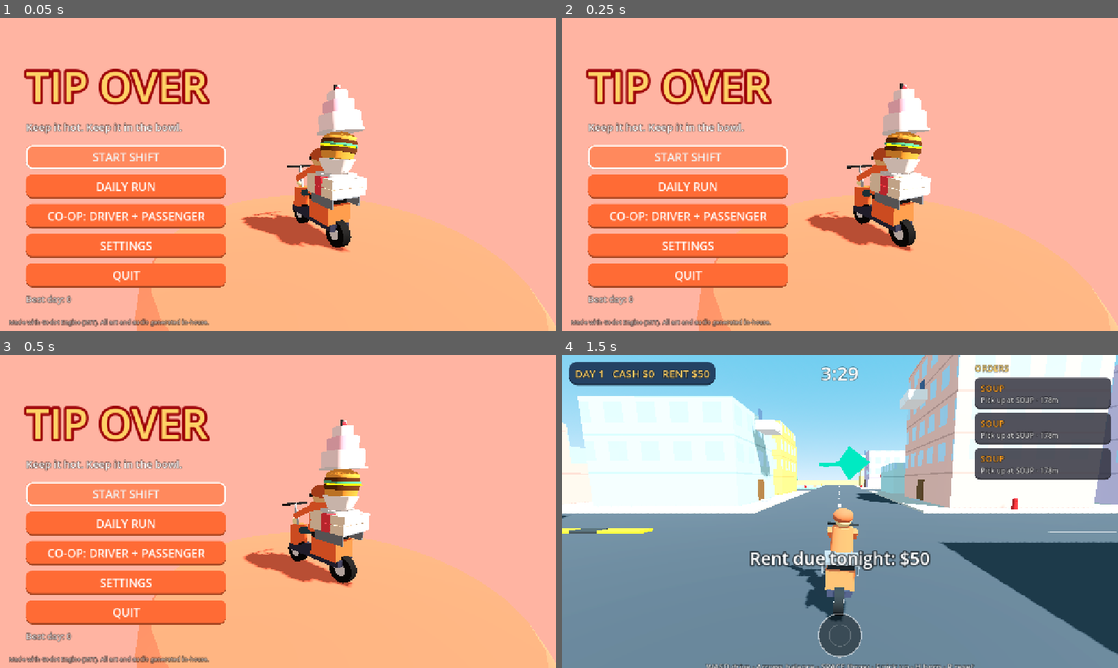
Above: before the commit, frames 1-4 (two rows, left to right).
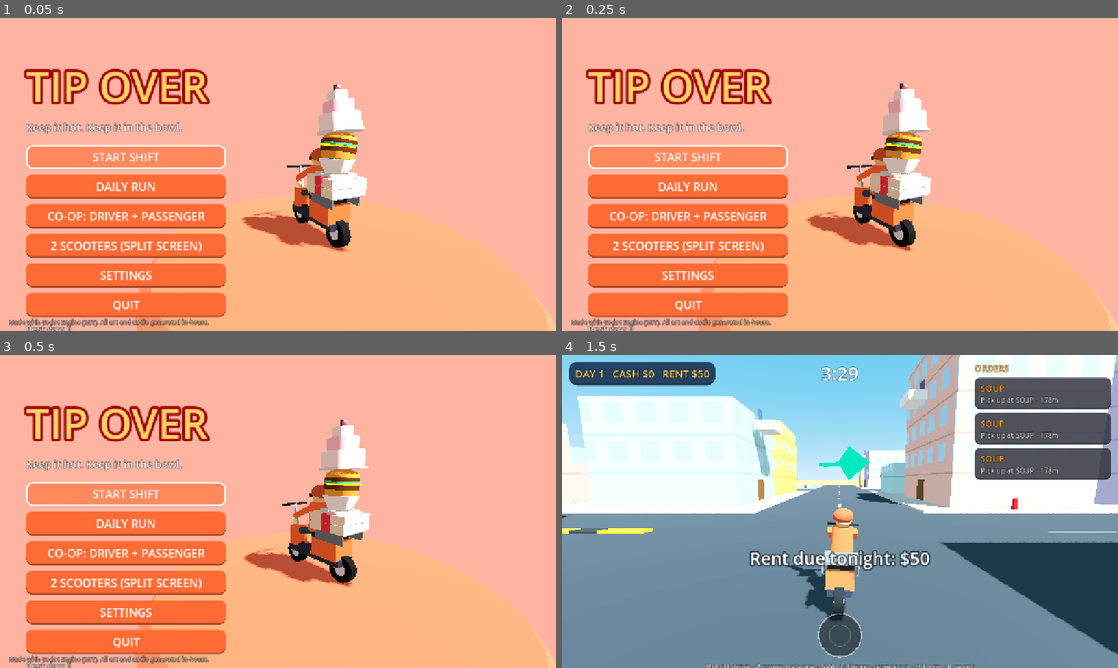
Above: after the commit, the same moments.

Repository: rraeyz/Hot_Delivery
Game: Godot game, scene res://scenes/main.tscn
Two runs of this game, one before a commit and one after it. Both use one fixed random seed, a clock stepped at 60 frames per second and the inputs below.
Inputs (mouse positions are in pixels of both pictures, inside the frame that each line leads up to):
- Up to frame 1 (0.05 s): no input
- Up to frame 2 (0.25 s): no input
- Up to frame 3 (0.5 s): no input
- Up to frame 4 (1.5 s): click "DAILY RUN" at 0.5 s; tap Enter (p2_throw) at 1.25 s; move the mouse to (962, 495) at 1.27 s; hold D (p1_right) from 1.28 s (still down); hold W (p1_throttle) from 1.28 s (still down); tap H (p1_horn) at 1.35 s

The runs differ from the first frame. In frame 1, 3.7% of the frame differs, in the area x 4-41%, y 71-100%; in frame 2, 3.7%; in frame 3, 3.7%; in frame 4, nothing differs.

Commit message:
Split-screen two-scooter mode (arrows / second gamepad)
Co-Authored-By: Claude Opus 5.5 <noreply@anthropic.com>
Claude-Session: https://claude.ai/code/session_01JFvHhZrpuE6HWb489Piese

Diff:
--- a/scripts/game.gd
+++ b/scripts/game.gd
@@ -8,7 +8,7 @@
 
 const UI := {
 	"en": {
-		"play": "START SHIFT", "daily": "DAILY RUN", "coop": "CO-OP: DRIVER + PASSENGER",
+		"play": "START SHIFT", "daily": "DAILY RUN", "coop": "CO-OP: DRIVER + PASSENGER", "split": "2 SCOOTERS (SPLIT SCREEN)", "hint_split": "P1: WASD, SPACE throw, F pick up · P2: ARROWS, ENTER throw, RShift pick up",
 		"settings": "SETTINGS", "quit": "QUIT", "day": "DAY", "rent": "RENT", "money": "CASH",
 		"time": "TIME", "pickup": "Pick up at", "deliver": "Deliver to", "orders": "ORDERS",
 		"no_orders": "Waiting for orders...", "fired": "YOU'RE FIRED!", "paid": "RENT PAID",
@@ -27,7 +27,7 @@
 		"rent_due": "Rent due tonight: $%d", "credits": "Made with Godot Engine (MIT). All art and audio generated in-house.",
 	},
 	"tr": {
-		"play": "VARDİYAYA BAŞLA", "daily": "GÜNLÜK KOŞU", "coop": "CO-OP: SÜRÜCÜ + YOLCU",
+		"play": "VARDİYAYA BAŞLA", "daily": "GÜNLÜK KOŞU", "coop": "CO-OP: SÜRÜCÜ + YOLCU", "split": "2 SCOOTER (BÖLÜNMÜŞ EKRAN)", "hint_split": "1.O: WASD, BOŞLUK fırlat, F al · 2.O: OKLAR, ENTER fırlat, Sağ Shift al",
 		"settings": "AYARLAR", "quit": "ÇIKIŞ", "day": "GÜN", "rent": "KİRA", "money": "PARA",
 		"time": "SÜRE", "pickup": "Al:", "deliver": "Teslim:", "orders": "SİPARİŞLER",
 		"no_orders": "Sipariş bekleniyor...", "fired": "KOVULDUN!", "paid": "KİRA ÖDENDİ",
@@ -197,6 +197,17 @@
 	_add("p2_bal_back", [_key(KEY_DOWN), _joy_axis(JOY_AXIS_LEFT_Y, 1.0, 1)])
 	_add("p2_throw", [_key(KEY_ENTER), _key(KEY_KP_0), _joy_btn(JOY_BUTTON_A, 1)])
 	_add("p2_pickup", [_key(KEY_SHIFT), _key(KEY_KP_ENTER), _joy_btn(JOY_BUTTON_X, 1)])
+	# split screen: second scooter on arrows / gamepad 1
+	_add("p2d_throttle", [_key(KEY_UP), _joy_axis(JOY_AXIS_TRIGGER_RIGHT, 1.0, 1)])
+	_add("p2d_brake", [_key(KEY_DOWN), _joy_axis(JOY_AXIS_TRIGGER_LEFT, 1.0, 1)])
+	_add("p2d_left", [_key(KEY_LEFT), _joy_axis(JOY_AXIS_LEFT_X, -1.0, 1)])
+	_add("p2d_right", [_key(KEY_RIGHT), _joy_axis(JOY_AXIS_LEFT_X, 1.0, 1)])
+	_add("p2d_horn", [_key(KEY_CTRL), _joy_btn(JOY_BUTTON_B, 1)])
+	_add("p2d_reset", [_key(KEY_BACKSPACE), _joy_btn(JOY_BUTTON_Y, 1)])
+	_add("p2s_bal_left", [_joy_axis(JOY_AXIS_RIGHT_X, -1.0, 1)])
+	_add("p2s_bal_right", [_joy_axis(JOY_AXIS_RIGHT_X, 1.0, 1)])
+	_add("p2s_bal_fwd", [_joy_axis(JOY_AXIS_RIGHT_Y, -1.0, 1)])
+	_add("p2s_bal_back", [_joy_axis(JOY_AXIS_RIGHT_Y, 1.0, 1)])
 	_add("pause", [_key(KEY_ESCAPE), _joy_btn(JOY_BUTTON_START)])
 	_add("screenshot", [_key(KEY_F12), _joy_btn(JOY_BUTTON_BACK)])
 	_add("ui_accept_pad", [_joy_btn(JOY_BUTTON_A)])
--- a/scripts/hud.gd
+++ b/scripts/hud.gd
@@ -70,7 +70,7 @@
 	review_box.custom_minimum_size = Vector2(440, 0)
 	review_box.grow_vertical = Control.GROW_DIRECTION_BEGIN
 	root.add_child(review_box)
-	hint = UiKit.label(Game.t("hint_coop" if w.coop else "hint"), 18, Color(1, 1, 1, 0.85))
+	hint = UiKit.label(Game.t("hint_split" if w.split else ("hint_coop" if w.coop else "hint")), 18, Color(1, 1, 1, 0.85))
 	hint.set_anchors_preset(Control.PRESET_CENTER_BOTTOM)
 	hint.horizontal_alignment = HORIZONTAL_ALIGNMENT_CENTER
 	hint.position = Vector2(-500, -14)
--- a/scripts/main.gd
+++ b/scripts/main.gd
@@ -6,6 +6,7 @@
 var run: RunState
 var world: World
 var coop := false
+var split := false
 var daily := false
 var ui: CanvasLayer
 var menu_scene: Node3D
@@ -89,6 +90,7 @@
 	v.add_child(UiKit.button(Game.t("play"), func(): start_run(randi(), false, false)))
 	v.add_child(UiKit.button(Game.t("daily"), func(): start_run(_daily_seed(), false, true)))
 	v.add_child(UiKit.button(Game.t("coop"), func(): start_run(randi(), true, false)))
+	v.add_child(UiKit.button(Game.t("split"), func(): start_run(randi(), false, false, true)))
 	v.add_child(UiKit.button(Game.t("settings"), show_settings))
 	v.add_child(UiKit.button(Game.t("quit"), func(): get_tree().quit()))
 	var best := UiKit.label(Game.t("best") % int(Game.save.best_day), 20, Color(1, 1, 1, 0.8))
@@ -194,8 +196,9 @@
 
 # ---------------------------------------------------------------- run flow
 
-func start_run(seed_value: int, coop_mode: bool, is_daily: bool) -> void:
+func start_run(seed_value: int, coop_mode: bool, is_daily: bool, split_mode := false) -> void:
 	coop = coop_mode
+	split = split_mode
 	daily = is_daily
 	run = RunState.new(seed_value, int(Game.save.unlock_level))
 	Game.save.runs += 1
@@ -208,7 +211,7 @@
 	_clear_ui()
 	get_tree().paused = false
 	world = World.new()
-	world.setup(run, coop)
+	world.setup(run, coop, split)
 	world.shift_ended.connect(show_summary)
 	add_child(world)
 	world.process_mode = Node.PROCESS_MODE_PAUSABLE
@@ -259,7 +262,7 @@
 		v.add_child(UiKit.button(Game.t("garage"), show_garage))
 	else:
 		v.add_child(UiKit.label(Game.t("stats") % [run.stats.deliveries, run.stats.crashes, run.stats.throws], 22))
-		v.add_child(UiKit.button(Game.t("retry"), func(): start_run(randi(), coop, false)))
+		v.add_child(UiKit.button(Game.t("retry"), func(): start_run(randi(), coop, false, split)))
 		v.add_child(UiKit.button(Game.t("menu"), show_menu))
 		_record_run_end()
 	_focus_first(v)
@@ -399,6 +402,7 @@
 		get_viewport().get_texture().get_image().save_png(out + "/menu.png")
 		get_tree().quit()
 		return
+	split = args.has("split")
 	start_day()
 	var w := world
 	await get_tree().process_frame
--- a/scripts/scooter.gd
+++ b/scripts/scooter.gd
@@ -19,6 +19,8 @@
 
 var mods := {}
 var coop := false
+var split := false
+var player := 0          # split screen: 0 = WASD/pad 0, 1 = arrows/pad 1
 var controls_enabled := true
 var color := Color("#ff6b35")
 var rack: Rack
@@ -141,18 +143,24 @@
 		steer = external_input.get("steer", 0.0)
 		rack.balance = external_input.get("balance", Vector2.ZERO)
 		return
-	var gas := Input.get_action_strength("p1_throttle")
-	var brk := Input.get_action_strength("p1_brake")
+	var pre := "p1_" if player == 0 else "p2d_"
+	var gas := Input.get_action_strength(pre + "throttle")
+	var brk := Input.get_action_strength(pre + "brake")
 	# keyboard keys are all-or-nothing: ramp them so a tap is gentle and a hold is hard
 	var dt := get_physics_process_delta_time()
 	_gas_ramp = 0.0 if gas < 0.05 else minf(1.0, maxf(_gas_ramp, 0.55) + dt * 1.5)
 	_brake_ramp = 0.0 if brk < 0.05 else minf(1.0, maxf(_brake_ramp, 0.3) + dt * 1.4)
 	throttle = gas * _gas_ramp - brk * _brake_ramp
-	steer = _axis("p1_left", "p1_right")
-	var bal := Vector2(_axis("p2_bal_left", "p2_bal_right"), _axis("p2_bal_back", "p2_bal_fwd"))
-	if not coop:
+	steer = _axis(pre + "left", pre + "right")
+	var bal := Vector2.ZERO
+	if player == 1:
+		bal = Vector2(_axis("p2s_bal_left", "p2s_bal_right"), _axis("p2s_bal_back", "p2s_bal_fwd"))
+	elif not split:
+		bal = Vector2(_axis("p2_bal_left", "p2_bal_right"), _axis("p2_bal_back", "p2_bal_fwd"))
+	if not coop and player == 0:
 		bal += Vector2(_axis("solo_bal_left", "solo_bal_right"), _axis("solo_bal_back", "solo_bal_fwd"))
-	bal += _mouse_bal.limit_length(1.0)  # mouse balances too (passenger in co-op, anyone solo)
+	if player == 0:
+		bal += _mouse_bal.limit_length(1.0)  # mouse balances too (passenger in co-op, anyone solo)
 	_mouse_bal *= 0.8
 	rack.balance = bal.limit_length(1.0)
 
@@ -266,9 +274,9 @@
 			crash(hv_prev)
 	else:
 		flip_timer = 0.0
-	if controls_enabled and Input.is_action_just_pressed("p1_horn"):
+	if controls_enabled and Input.is_action_just_pressed("p1_horn" if player == 0 else "p2d_horn"):
 		honked.emit(self)
-	if controls_enabled and Input.is_action_just_pressed("p1_reset") and not is_crashed:
+	if controls_enabled and Input.is_action_just_pressed("p1_reset" if player == 0 else "p2d_reset") and not is_crashed:
 		recover()
 	_prev_vel = v
 
--- a/scripts/world.gd
+++ b/scripts/world.gd
@@ -34,6 +34,10 @@
 var run: RunState
 var city: Dictionary
 var coop := false
+var split := false        # two scooters, split screen
+var scooters: Array = []
+var cameras: Array = []
+var arrows: Array = []
 var scooter: Scooter
 var camera: ChaseCamera
 var hud: Hud
@@ -63,9 +67,10 @@
 var rain: CPUParticles3D
 
 
-func setup(r: RunState, coop_mode: bool) -> void:
+func setup(r: RunState, coop_mode: bool, split_mode := false) -> void:
 	run = r
 	coop = coop_mode
+	split = split_mode
 	mods = run.mods()
 	rng.seed = run.seed_value * 1000 + run.day
 	var bumps := 8 + (30 if "bumps" in run.chaos else 0)
@@ -78,23 +83,36 @@
 	add_child(audio)
 	_build_environment()
 	_build_city()
-	scooter = Scooter.new()
-	scooter.mods = mods
-	scooter.coop = coop
-	add_child(scooter)
-	scooter.global_position = city.spawn
-	scooter.rack.item_fell.connect(_on_item_fell)
-	scooter.rack.spilled.connect(_on_spilled)
-	scooter.crashed.connect(_on_crash)
-	scooter.honked.connect(_on_honk)
-	scooter.jolted.connect(_on_jolt)
-	camera = ChaseCamera.new()
-	camera.target = scooter
-	add_child(camera)
-	camera.current = true
-	camera.snap()
-	arrow = _make_arrow()
-	add_child(arrow)
+	for i in (2 if split else 1):
+		var s := Scooter.new()
+		s.mods = mods
+		s.coop = coop
+		s.split = split
+		s.player = i
+		if i == 1:
+			s.color = Color("#4361ee")
+		add_child(s)
+		s.global_position = city.spawn + Vector3(3.0 * i, 0, 0)
+		s.rack.item_fell.connect(_on_item_fell)
+		s.rack.spilled.connect(_on_spilled)
+		s.crashed.connect(_on_crash)
+		s.honked.connect(_on_honk)
+		s.jolted.connect(_on_jolt)
+		scooters.append(s)
+		var a := _make_arrow()
+		add_child(a)
+		arrows.append(a)
+	scooter = scooters[0]
+	arrow = arrows[0]
+	if split:
+		_build_split_screen()
+	else:
+		camera = ChaseCamera.new()
+		camera.target = scooter
+		add_child(camera)
+		camera.current = true
+		camera.snap()
+		cameras = [camera]
 	hud = Hud.new()
 	add_child(hud)
 	hud.setup(self)
@@ -506,18 +524,24 @@
 	for o in orders:
 		if o.state == "carry":
 			o.t_left -= dt
-	var sp := absf(scooter.speed)
-	var pos := scooter.global_position
-	if not scooter.is_crashed:
-		_check_pickups(pos, sp)
-		_check_hand_delivery(pos, sp)
-		_check_loose_pickup(pos, sp)
 	_check_loose()
-	_chaos_tick(dt, sp)
-	if scooter.controls_enabled and not scooter.is_crashed:
-		if Input.is_action_just_pressed("solo_throw") and not coop or Input.is_action_just_pressed("p2_throw"):
+	# shortcut: per-scooter logic swaps the `scooter` field; signal handlers still assume scooter 0.
+	for i in scooters.size():
+		scooter = scooters[i]
+		arrow = arrows[i]
+		var sp := absf(scooter.speed)
+		var pos := scooter.global_position
+		if not scooter.is_crashed:
+			_check_pickups(pos, sp)
+			_check_hand_delivery(pos, sp)
+			_check_loose_pickup(pos, sp)
+		_chaos_tick(dt, sp)
+		if scooter.controls_enabled and not scooter.is_crashed and _pressed("throw"):
 			throw_top()
-	_update_arrow()
+		_update_arrow()
+	scooter = scooters[0]
+	arrow = arrows[0]
+	request_pickup = false
 	if rain:
 		rain.global_position = camera.global_position + Vector3(0, 8, 0) - camera.global_basis.z * 8.0
 	audio.engine(scooter.speed, scooter.throttle)
@@ -554,10 +578,50 @@
 			_deliver(o, it, false)
 
 
+## Which keys belong to the current scooter: solo = everything, coop = passenger keys, split = own pad/keys.
+func _pressed(what: String) -> bool:
+	if split:
+		return Input.is_action_just_pressed(("solo_" if scooter.player == 0 else "p2_") + what)
+	if coop:
+		return Input.is_action_just_pressed("p2_" + what)
+	return Input.is_action_just_pressed("solo_" + what) or Input.is_action_just_pressed("p2_" + what)
+
+
+func _build_split_screen() -> void:
+	var layer := CanvasLayer.new()
+	layer.layer = -1
+	add_child(layer)
+	var box := HBoxContainer.new()
+	box.set_anchors_preset(Control.PRESET_FULL_RECT)
+	box.add_theme_constant_override("separation", 4)
+	layer.add_child(box)
+	for s in scooters:
+		var c := SubViewportContainer.new()
+		c.stretch = true
+		c.size_flags_horizontal = Control.SIZE_EXPAND_FILL
+		box.add_child(c)
+		var vp := SubViewport.new()
+		vp.world_3d = get_viewport().find_world_3d()
+		vp.audio_listener_enable_3d = false
+		c.add_child(vp)
+		var cam := ChaseCamera.new()
+		cam.target = s
+		vp.add_child(cam)
+		cam.current = true
+		cam.snap.call_deferred()
+		cameras.append(cam)
+	camera = cameras[0]
+	get_viewport().disable_3d = true
+
+
+func _exit_tree() -> void:
+	if split:
+		get_viewport().disable_3d = false
+
+
 func _check_loose_pickup(pos: Vector3, sp: float) -> void:
 	var r: float = mods.get("pickup_radius", 2.5)
-	var pressed := request_pickup or Input.is_action_just_pressed("p2_pickup") or (not coop and Input.is_action_just_pressed("solo_pickup"))
-	request_pickup = false
+	var pressed: bool = (request_pickup and scooter == scooters[0]) or _pressed("pickup")
 	for lf in loose.duplicate():
 		if not is_instance_valid(lf) or lf.age < 0.8:
 			continue
@@ -704,6 +768,10 @@
 		_drip(scooter.rack.global_position + Vector3.UP * 0.3, FoodVisual.COLORS.get(it.kind, Color.ORANGE))
 
 
+func _cam_for(s: Scooter) -> ChaseCamera:
+	return cameras[mini(s.player, cameras.size() - 1)]
+
+
 func _on_crash(_s: Scooter) -> void:
 	var sp := _s._prev_vel.length()
 	if sp > best_crash_speed and _rec_after < 0:
@@ -716,7 +784,7 @@
 			o.crashed = true
 	hud.popup(Game.t("crash"), Color("#ef476f"), true)
 	audio.play("crash")
-	camera.add_trauma(0.9)
+	_cam_for(_s).add_trauma(0.9)
 
 
 var debug_log := {"jolts": [], "falls": 0, "crash_speeds": []}
@@ -936,7 +1004,7 @@
 	audio.play("whistle")
 	if _rec_after >= 0:   # crash happened in the last seconds: keep what we have
 		best_crash = _rec.duplicate()
-	if best_crash.size() > 10 and not skip_replay:
+	if best_crash.size() > 10 and not skip_replay and not split:  # shortcut: no replay in split screen
 		scooter.visible = false
 		for lf in loose:
 			if is_instance_valid(lf):
Not shown, changed: PLAN.md
